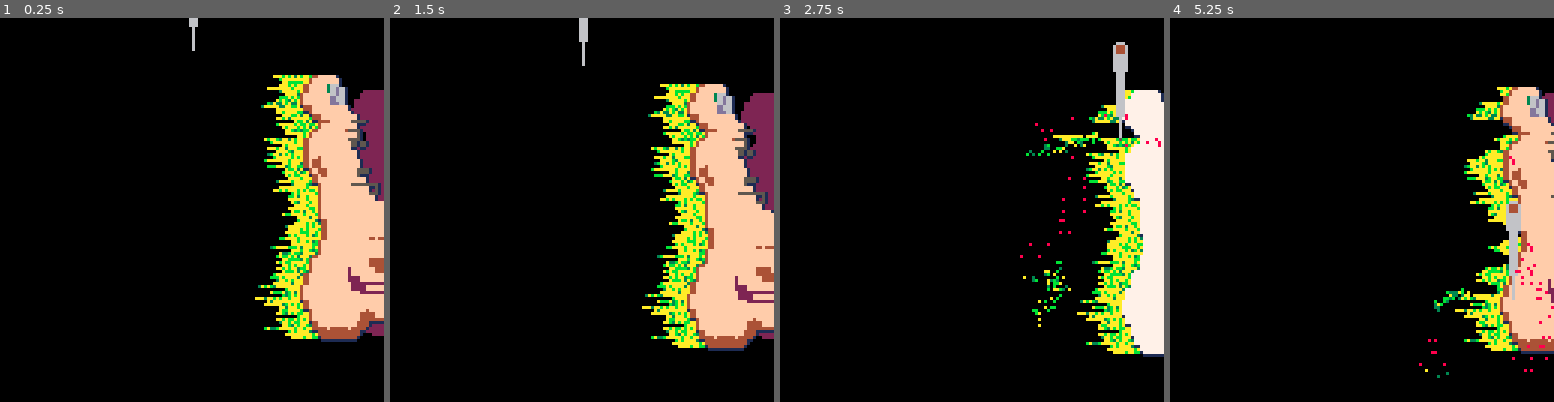
Above: before the commit, frames 1-4 (left to right).
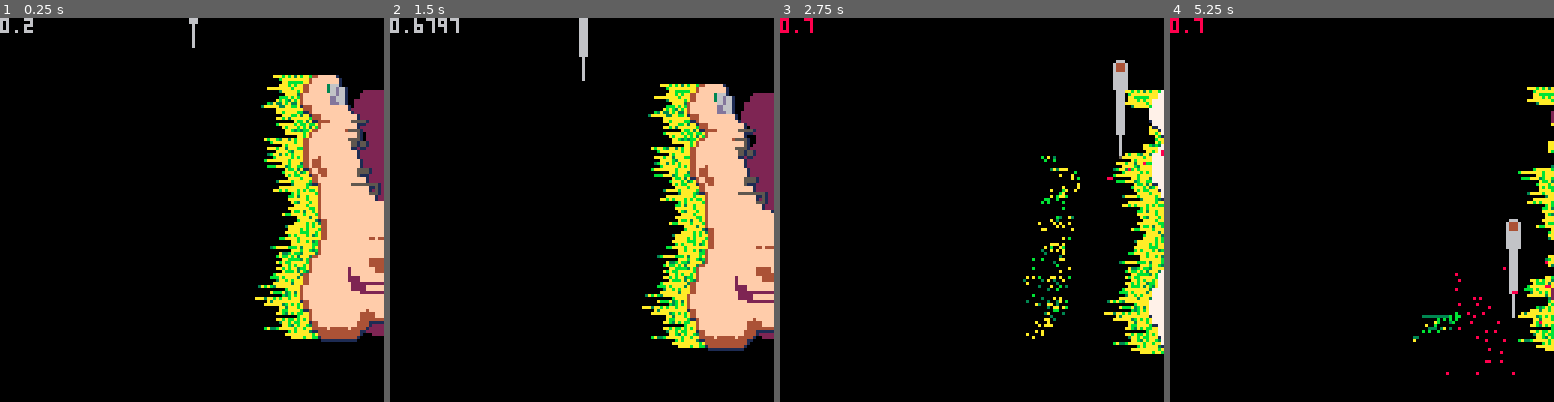
Above: after the commit, the same moments.

Repository: PingSquad/shenanijam
Game: PICO-8 cartridge dwarven-ale.p8
Same seed, same stepped clock (60 frames per second), same inputs: the game is played once before the commit and once after it.
Inputs:
- Up to frame 1 (0.25 s): no input
- Up to frame 2 (1.5 s): tap X (X key) at 0.33, 1.07 s; tap O (Z key) at 0.7 s
- Up to frame 3 (2.75 s): hold Right 1.6-2.1 s; tap O (Z key) at 1.7, 2.1, 2.5 s; tap X (X key) at 1.85 s; hold Up 2.15-2.42 s; hold Right from 2.47 s (still down)
- Up to frame 4 (5.25 s): tap O (Z key) every 0.4 s from 2.9 to 4.9 s; tap X (X key) at 2.97, 4.08, 5.2 s; release Right at 3.03 s; hold Left 3.08-3.58 s; hold Down 3.63-3.97 s; hold Right 4.02-4.68 s; hold Up 4.73-5.03 s; hold Left from 5.08 s (still down)

The runs differ from the first frame. In frame 1, 0.2% of the frame differs, in the area x 0-52%, y 0-9%; in frame 2, 0.4%; in frame 3, 11%; in frame 4, 12%, in the area x 0-100%, y 0-94%.

Commit message:
knife retract

Diff:
--- a/dwarven-ale.p8
+++ b/dwarven-ale.p8
@@ -336,6 +336,7 @@
  x=64,
  dx=0,
  max_dx=3,
+ start_y=10,
  y=10,
  dy=0,
  max_dy=.7,  --.7
@@ -343,6 +344,7 @@
  speedy=.02,
  speedx=.4,
  falling=false,
+ raising=true,
  left=false}
 end
 
@@ -370,19 +372,35 @@
 
 
  -- change this later
- if btnp(4) then
+ if btnp(4) and not k.raising then
   k.falling = true
  end
 
  -- move down
  if k.falling then
   k.dy = min(k.dy+k.speedy,
-                 k.max_dy)
+             k.max_dy)
   k.y += k.dy
- end
+ elseif k.raising then
+  k.dy = max(k.dy-k.speedy*4,
+             -k.max_dy*4)
+  k.y += k.dy
+ end
+
+ if k.y >= lvl[1].bottom then
+  k.raising = true
+  k.falling = false
+ elseif k.y <= k.start_y then
+  k.raising = false
+  k.dy = 0.2
+ end
+
+ debug.f=function()print(k.dy,0,0)end
+
 
 
  -- collision
+ if(k.raising)return -- no collisions when raising
 
  -- fungus strip
  -- fs = get_fungus(k.y)
